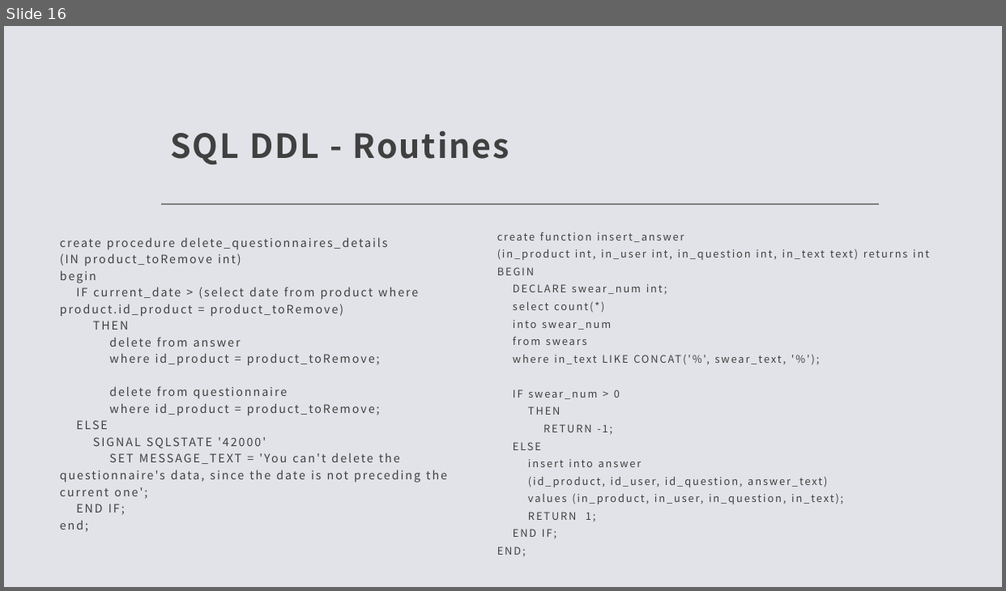
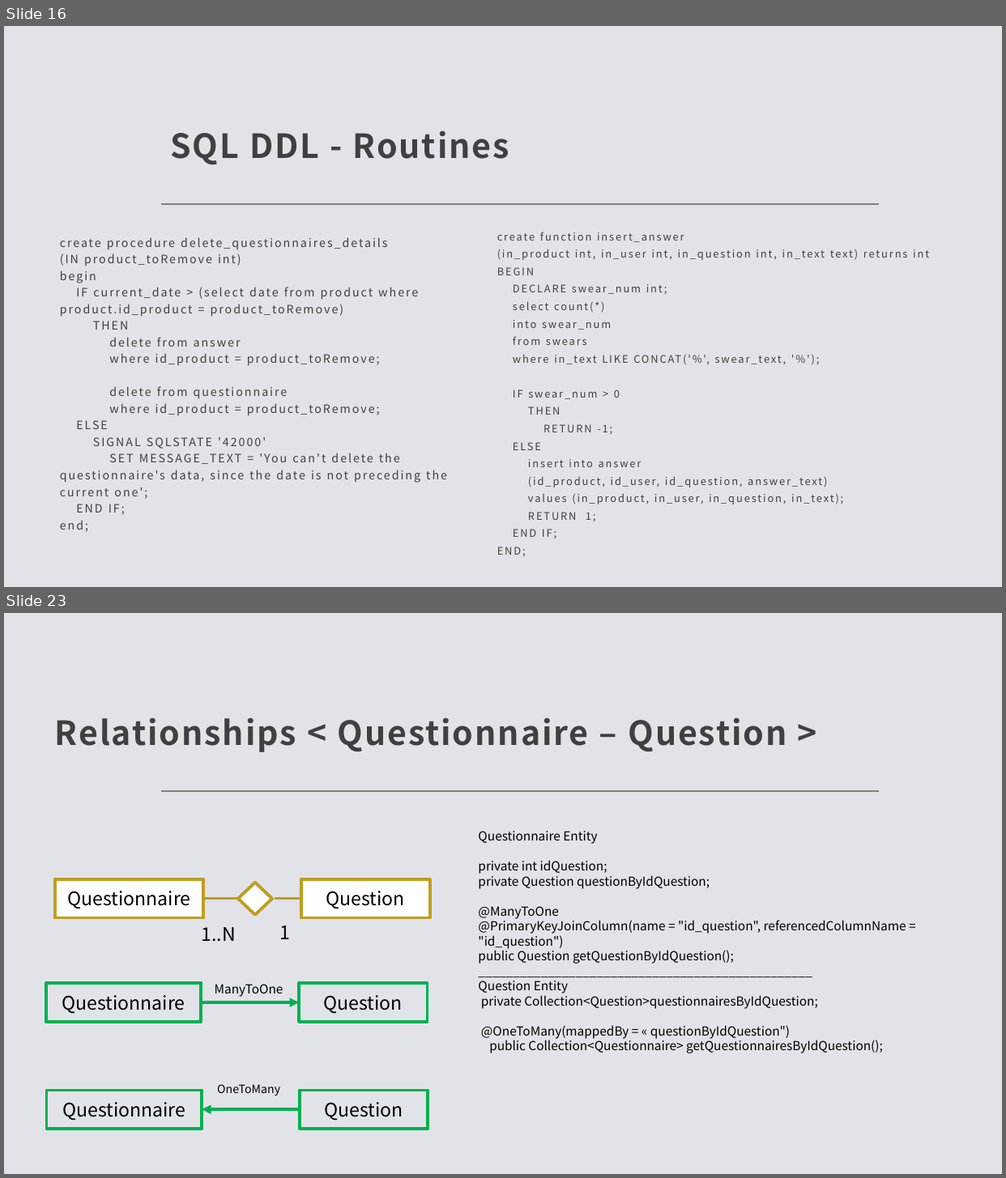
Before and after one commit to FPuoti255/GamifiedMarket, a slide deck: src/main/resources/PPTX/Gamified Market.pptx. Shown one above the other, each under a label of ours: slide 16 before the commit, slides 16 and 23 after it; the slides between them are not shown. The pictures are 1006x591 and 1006x1178 pixels, drawn with LibreOffice and Linux fonts; fonts in the diff are those of the drawing. Boxes give left, top, right and bottom in pixels: in the first picture for what was removed or moved away, otherwise in the second. Text is boxed around its words. In the diff, an @@ line names an element or a change of style, - is before the commit and + after.

```diff
--- a/src/main/resources/PPTX/Gamified Market.pptx
+++ b/src/main/resources/PPTX/Gamified Market.pptx
@@ slide 23 added at <box>4,613,1002,1174</box>, background #E2E3E8; not listed: 1 template element that a slide beside it also shows @@
@@ title added at <box>55,717,786,752</box>, 32 pt, text #404040, bold @@
+Relationships < Questionnaire – Question >
@@ text added at <box>478,831,906,1054</box>, 12 pt, text #000000 @@
+Questionnaire Entity
+private int idQuestion;
+private Question questionByIdQuestion;
+@ManyToOne
+@PrimaryKeyJoinColumn(name = "id_question", referencedColumnName = "id_question")
+public Question getQuestionByIdQuestion();
+________________________________________________
+Question Entity
+private Collection<Question>questionnairesByIdQuestion;
+@OneToMany(mappedBy = « questionByIdQuestion")
+public Collection<Questionnaire> getQuestionnairesByIdQuestion();
@@ rectangle added at <box>55,879,204,918</box>, fill #FFFFFF, outline #BF9D22 3 pt, 18 pt, text #000000 @@
+Questionnaire
@@ rectangle added at <box>301,879,430,918</box>, fill #FFFFFF, outline #BF9D22 3 pt, 18 pt, text #000000 @@
+Question
@@ line added from (238, 899) to (204, 899), #BF9D22 2.25 pt @@
@@ diamond added at <box>238,883,272,915</box>, fill #FFFFFF, outline #BF9D22 3 pt @@
@@ line added from (301, 899) to (275, 899), #BF9D22 2.25 pt @@
@@ text added at <box>201,927,235,941</box>, 18 pt, text #000000 @@
+1..N
@@ text added at <box>279,926,290,939</box>, 18 pt, text #000000 @@
+1
@@ rectangle added at <box>46,983,201,1023</box>, outline #00B050 3 pt, 18 pt, text #000000 @@
+Questionnaire
@@ text added at <box>215,984,283,997</box>, 12 pt, text #000000 @@
+ManyToOne
@@ rectangle added at <box>299,983,428,1023</box>, outline #00B050 3 pt, 18 pt, text #000000 @@
+Question
@@ arrow added from (201, 1003) to (299, 1003), #00B050 3 pt @@
@@ rectangle added at <box>47,1091,202,1130</box>, outline #00B050 3 pt, 18 pt, text #000000 @@
+Questionnaire
@@ text added at <box>217,1084,280,1097</box>, 11 pt, text #000000 @@
+OneToMany
@@ rectangle added at <box>300,1091,428,1130</box>, outline #00B050 3 pt, 18 pt, text #000000 @@
+Question
@@ arrow added from (300, 1110) to (202, 1110), #00B050 3 pt @@
```
Also in this commit, not shown: 4 slides changed, 22 other slides added, 1 other file.
